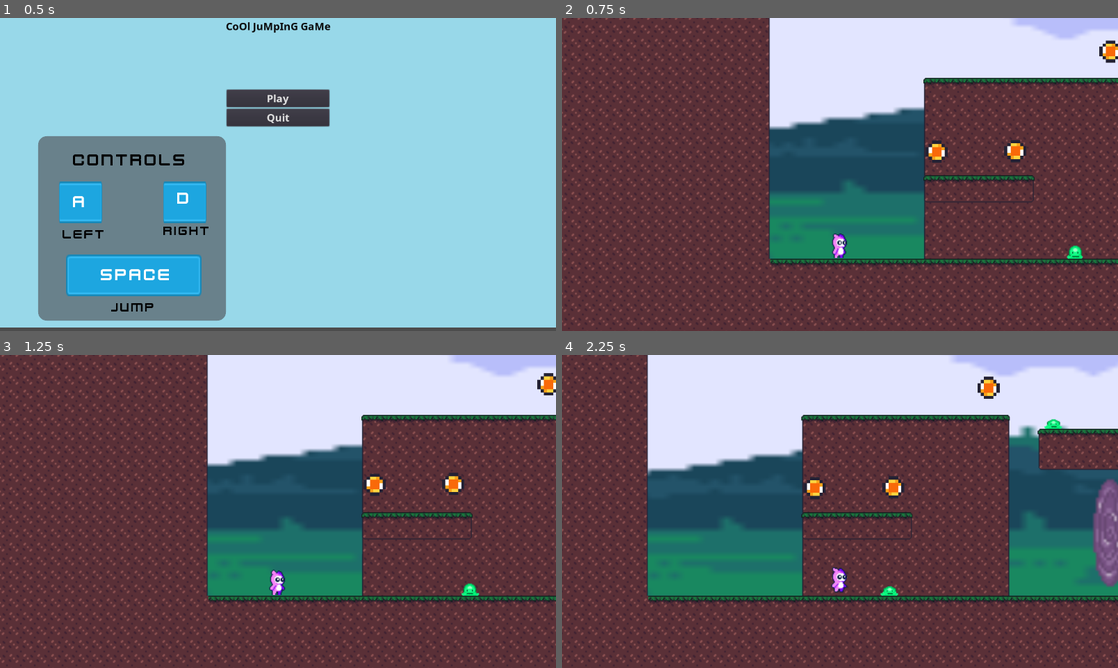
Above: before the commit, frames 1-4 (two rows, left to right).
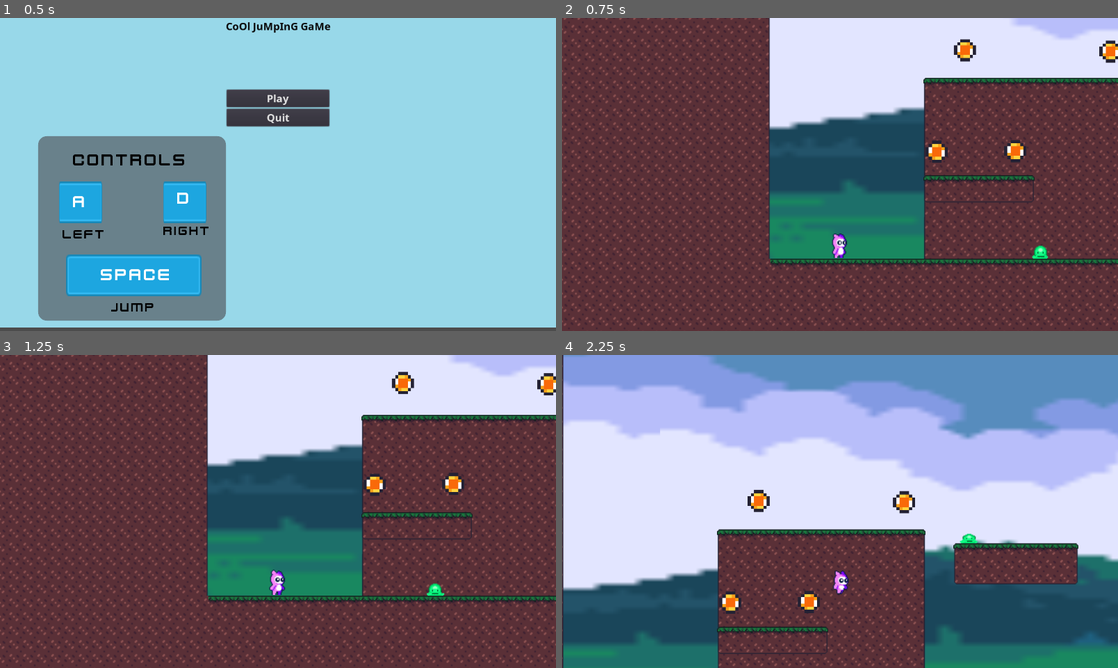
Above: after the commit, the same moments.

Repository: Mertric/2D-Video-game
Game: Godot game, scene res://Screen/MainScreen.tscn
Same seed, same stepped clock (60 frames per second), same inputs: the game is played once before the commit and once after it.
Inputs:
- Up to frame 1 (0.5 s): no input
- Up to frame 2 (0.75 s): click "Play" at 0.5 s
- Up to frame 3 (1.25 s): no input
- Up to frame 4 (2.25 s): hold D (right) from 1.28 s (still down); tap Space (jump) at 1.52 s

Frame 1 is identical in both runs. In frame 2, 0.4% of the frame differs, in the area x 70-94%, y 6-77%; in frame 3, 0.4%; in frame 4, 88%, in the area x 0-100%, y 0-100%.

Commit message:
Added more coins to Level 1

Diff:
--- a/2D Platformer/src/Levels/Level.tscn
+++ b/2D Platformer/src/Levels/Level.tscn
@@ -70,127 +70,7 @@
 [sub_resource type="RectangleShape2D" id=20]
 extents = Vector2( 96, 8 )
 
-[sub_resource type="Animation" id=21]
-length = 0.6
-loop = true
-tracks/0/type = "value"
-tracks/0/path = NodePath(".:modulate")
-tracks/0/interp = 1
-tracks/0/loop_wrap = true
-tracks/0/imported = false
-tracks/0/enabled = true
-tracks/0/keys = {
-"times": PoolRealArray( 0, 0.6 ),
-"transitions": PoolRealArray( 1, 1 ),
-"update": 0,
-"values": [ Color( 1, 1, 1, 1 ), Color( 1, 1, 1, 0 ) ]
-}
-tracks/1/type = "method"
-tracks/1/path = NodePath(".")
-tracks/1/interp = 1
-tracks/1/loop_wrap = true
-tracks/1/imported = false
-tracks/1/enabled = true
-tracks/1/keys = {
-"times": PoolRealArray( 0.6 ),
-"transitions": PoolRealArray( 1 ),
-"values": [ {
-"args": [  ],
-"method": "queue_free"
-} ]
-}
-
-[sub_resource type="Animation" id=22]
-length = 0.9
-loop = true
-tracks/0/type = "value"
-tracks/0/path = NodePath("Sprite:position")
-tracks/0/interp = 1
-tracks/0/loop_wrap = true
-tracks/0/imported = false
-tracks/0/enabled = true
-tracks/0/keys = {
-"times": PoolRealArray( 0, 0.646013 ),
-"transitions": PoolRealArray( 0.307787, 2.07053 ),
-"update": 0,
-"values": [ Vector2( 0, 2 ), Vector2( -3.55271e-15, -13 ) ]
-}
-tracks/1/type = "value"
-tracks/1/path = NodePath(".:modulate")
-tracks/1/interp = 1
-tracks/1/loop_wrap = true
-tracks/1/imported = false
-tracks/1/enabled = true
-tracks/1/keys = {
-"times": PoolRealArray( 0 ),
-"transitions": PoolRealArray( 1 ),
-"update": 0,
-"values": [ Color( 1, 1, 1, 1 ) ]
-}
-
-[sub_resource type="Animation" id=23]
-length = 0.6
-loop = true
-tracks/0/type = "value"
-tracks/0/path = NodePath(".:modulate")
-tracks/0/interp = 1
-tracks/0/loop_wrap = true
-tracks/0/imported = false
-tracks/0/enabled = true
-tracks/0/keys = {
-"times": PoolRealArray( 0, 0.6 ),
-"transitions": PoolRealArray( 1, 1 ),
-"update": 0,
-"values": [ Color( 1, 1, 1, 1 ), Color( 1, 1, 1, 0 ) ]
-}
-tracks/1/type = "method"
-tracks/1/path = NodePath(".")
-tracks/1/interp = 1
-tracks/1/loop_wrap = true
-tracks/1/imported = false
-tracks/1/enabled = true
-tracks/1/keys = {
-"times": PoolRealArray( 0.6 ),
-"transitions": PoolRealArray( 1 ),
-"values": [ {
-"args": [  ],
-"method": "queue_free"
-} ]
-}
-
-[sub_resource type="Animation" id=24]
-length = 0.9
-loop = true
-tracks/0/type = "value"
-tracks/0/path = NodePath("Sprite:position")
-tracks/0/interp = 1
-tracks/0/loop_wrap = true
-tracks/0/imported = false
-tracks/0/enabled = true
-tracks/0/keys = {
-"times": PoolRealArray( 0, 0.646013 ),
-"transitions": PoolRealArray( 0.307787, 2.07053 ),
-"update": 0,
-"values": [ Vector2( 0, 2 ), Vector2( -3.55271e-15, -13 ) ]
-}
-tracks/1/type = "value"
-tracks/1/path = NodePath(".:modulate")
-tracks/1/interp = 1
-tracks/1/loop_wrap = true
-tracks/1/imported = false
-tracks/1/enabled = true
-tracks/1/keys = {
-"times": PoolRealArray( 0 ),
-"transitions": PoolRealArray( 1 ),
-"update": 0,
-"values": [ Color( 1, 1, 1, 1 ) ]
-}
-
 [node name="Level" type="Node2D"]
-
-[node name="Area2D" parent="." instance=ExtResource( 6 )]
-position = Vector2( 624, 896 )
-nextScene = ExtResource( 7 )
 
 [node name="NonCollision tiles" type="TileMap" parent="."]
 tile_set = ExtResource( 3 )
@@ -326,76 +206,166 @@
 [node name="Sprite" parent="ParallaxBackground/Grass" index="0"]
 position = Vector2( 9.53674e-07, -208 )
 
-[node name="Monster" parent="." instance=ExtResource( 1 )]
-position = Vector2( 464, 848 )
-
-[node name="Monster2" parent="." instance=ExtResource( 1 )]
+[node name="Enemies" type="Node2D" parent="."]
+
+[node name="Monster" parent="Enemies" instance=ExtResource( 1 )]
+position = Vector2( 424, 848 )
+
+[node name="Monster2" parent="Enemies" instance=ExtResource( 1 )]
 position = Vector2( 900.244, 848 )
 
-[node name="Monster3" parent="." instance=ExtResource( 1 )]
+[node name="Monster3" parent="Enemies" instance=ExtResource( 1 )]
 position = Vector2( 616, 656 )
 
-[node name="Monster4" parent="." instance=ExtResource( 1 )]
+[node name="Monster4" parent="Enemies" instance=ExtResource( 1 )]
 position = Vector2( 1400, 848 )
 
-[node name="Monster11" parent="." instance=ExtResource( 1 )]
+[node name="Monster11" parent="Enemies" instance=ExtResource( 1 )]
 position = Vector2( 1152, 848 )
 
-[node name="Monster5" parent="." instance=ExtResource( 1 )]
+[node name="Monster5" parent="Enemies" instance=ExtResource( 1 )]
 position = Vector2( 1704, 800 )
 
-[node name="Monster6" parent="." instance=ExtResource( 1 )]
+[node name="Monster6" parent="Enemies" instance=ExtResource( 1 )]
 position = Vector2( 2632, 768 )
 
-[node name="Monster7" parent="." instance=ExtResource( 1 )]
+[node name="Monster7" parent="Enemies" instance=ExtResource( 1 )]
 position = Vector2( 3384, 864 )
 
-[node name="Monster8" parent="." instance=ExtResource( 1 )]
+[node name="Monster8" parent="Enemies" instance=ExtResource( 1 )]
 position = Vector2( 4360, 848 )
 
-[node name="Monster9" parent="." instance=ExtResource( 1 )]
+[node name="Monster9" parent="Enemies" instance=ExtResource( 1 )]
 position = Vector2( 4664, 848 )
 
-[node name="Monster10" parent="." instance=ExtResource( 1 )]
+[node name="Monster10" parent="Enemies" instance=ExtResource( 1 )]
 position = Vector2( 5032, 848 )
 
-[node name="Monster12" parent="." instance=ExtResource( 1 )]
+[node name="Monster12" parent="Enemies" instance=ExtResource( 1 )]
 position = Vector2( 5240, 544 )
 
-[node name="Monster13" parent="." instance=ExtResource( 1 )]
+[node name="Monster13" parent="Enemies" instance=ExtResource( 1 )]
 position = Vector2( 6352, 800 )
 
-[node name="Monster14" parent="." instance=ExtResource( 1 )]
+[node name="Monster14" parent="Enemies" instance=ExtResource( 1 )]
 position = Vector2( 6704, 848 )
 
 [node name="Player" parent="." instance=ExtResource( 2 )]
 position = Vector2( 176, 840 )
 
-[node name="Objective" parent="." instance=ExtResource( 5 )]
+[node name="Coin Objectives" type="Node2D" parent="."]
+
+[node name="Objective" parent="Coin Objectives" instance=ExtResource( 5 )]
 position = Vector2( 287.316, 732.797 )
 
-[node name="Objective2" parent="." instance=ExtResource( 5 )]
+[node name="Objective2" parent="Coin Objectives" instance=ExtResource( 5 )]
 position = Vector2( 377.825, 732.09 )
 
-[node name="AnimationPlayer" parent="Objective2" index="2"]
-anims/Fade_Out = SubResource( 21 )
-anims/bounce = SubResource( 22 )
-
-[node name="Objective3" parent="." instance=ExtResource( 5 )]
+[node name="Objective3" parent="Coin Objectives" instance=ExtResource( 5 )]
 position = Vector2( 487.427, 617.539 )
 
-[node name="AnimationPlayer" parent="Objective3" index="2"]
-anims/Fade_Out = SubResource( 23 )
-anims/bounce = SubResource( 24 )
+[node name="Objective4" parent="Coin Objectives" instance=ExtResource( 5 )]
+position = Vector2( 320, 616 )
+
+[node name="Objective5" parent="Coin Objectives" instance=ExtResource( 5 )]
+position = Vector2( 728, 824 )
+
+[node name="Objective6" parent="Coin Objectives" instance=ExtResource( 5 )]
+position = Vector2( 928, 792 )
+
+[node name="Objective7" parent="Coin Objectives" instance=ExtResource( 5 )]
+position = Vector2( 1184, 728 )
+
+[node name="Objective8" parent="Coin Objectives" instance=ExtResource( 5 )]
+position = Vector2( 1312, 632 )
+
+[node name="Objective9" parent="Coin Objectives" instance=ExtResource( 5 )]
+position = Vector2( 1376, 760 )
+
+[node name="Objective10" parent="Coin Objectives" instance=ExtResource( 5 )]
+position = Vector2( 1088, 552 )
+
+[node name="Objective11" parent="Coin Objectives" instance=ExtResource( 5 )]
+position = Vector2( 1360, 552 )
+
+[node name="Objective12" parent="Coin Objectives" instance=ExtResource( 5 )]
+position = Vector2( 1832, 728 )
+
+[node name="Objective13" parent="Coin Objectives" instance=ExtResource( 5 )]
+position = Vector2( 2304, 824 )
+
+[node name="Objective14" parent="Coin Objectives" instance=ExtResource( 5 )]
+position = Vector2( 2312, 488 )
+
+[node name="Objective15" parent="Coin Objectives" instance=ExtResource( 5 )]
+position = Vector2( 2576, 552 )
+
+[node name="Objective16" parent="Coin Objectives" instance=ExtResource( 5 )]
+position = Vector2( 2584, 736 )
+
+[node name="Objective17" parent="Coin Objectives" instance=ExtResource( 5 )]
+position = Vector2( 2864, 816 )
+
+[node name="Objective18" parent="Coin Objectives" instance=ExtResource( 5 )]
+position = Vector2( 2960, 768 )
+
+[node name="Objective19" parent="Coin Objectives" instance=ExtResource( 5 )]
+position = Vector2( 3064, 816 )
+
+[node name="Objective20" parent="Coin Objectives" instance=ExtResource( 5 )]
+position = Vector2( 3304, 840 )
+
+[node name="Objective21" parent="Coin Objectives" instance=ExtResource( 5 )]
+position = Vector2( 3392, 680 )
+
+[node name="Objective22" parent="Coin Objectives" instance=ExtResource( 5 )]
+position = Vector2( 3624, 600 )
+
+[node name="Objective23" parent="Coin Objectives" instance=ExtResource( 5 )]
+position = Vector2( 3800, 840 )
+
+[node name="Objective24" parent="Coin Objectives" instance=ExtResource( 5 )]
+position = Vector2( 4040, 824 )
+
+[node name="Objective25" parent="Coin Objectives" instance=ExtResource( 5 )]
+position = Vector2( 4480, 784 )
+
+[node name="Objective26" parent="Coin Objectives" instance=ExtResource( 5 )]
+position = Vector2( 4776, 808 )
+
+[node name="Objective27" parent="Coin Objectives" instance=ExtResource( 5 )]
+position = Vector2( 5344, 720 )
+
+[node name="Objective28" parent="Coin Objectives" instance=ExtResource( 5 )]
+position = Vector2( 4944, 568 )
+
+[node name="Objective29" parent="Coin Objectives" instance=ExtResource( 5 )]
+position = Vector2( 5384, 504 )
+
+[node name="Objective30" parent="Coin Objectives" instance=ExtResource( 5 )]
+position = Vector2( 5248, 456 )
+
+[node name="Objective31" parent="Coin Objectives" instance=ExtResource( 5 )]
+position = Vector2( 5128, 504 )
+
+[node name="Objective32" parent="Coin Objectives" instance=ExtResource( 5 )]
+position = Vector2( 6152, 656 )
+
+[node name="Objective33" parent="Coin Objectives" instance=ExtResource( 5 )]
+position = Vector2( 6784, 808 )
+
+[node name="Objective34" parent="Coin Objectives" instance=ExtResource( 5 )]
+position = Vector2( 6936, 808 )
+
+[node name="Objective35" parent="Coin Objectives" instance=ExtResource( 5 )]
+position = Vector2( 7088, 808 )
 
 [node name="FallCollision" parent="." instance=ExtResource( 8 )]
 position = Vector2( 3728, 1016 )
 scale = Vector2( 300, 5 )
 
+[node name="Area2D" parent="." instance=ExtResource( 6 )]
+position = Vector2( 7424, 544 )
+nextScene = ExtResource( 7 )
+
 [editable path="ParallaxBackground"]
-
-[editable path="Objective"]
-
-[editable path="Objective2"]
-
-[editable path="Objective3"]
Not shown: 1 places in 2D Platformer/src/Levels/Level.tscn that only renumber resources
